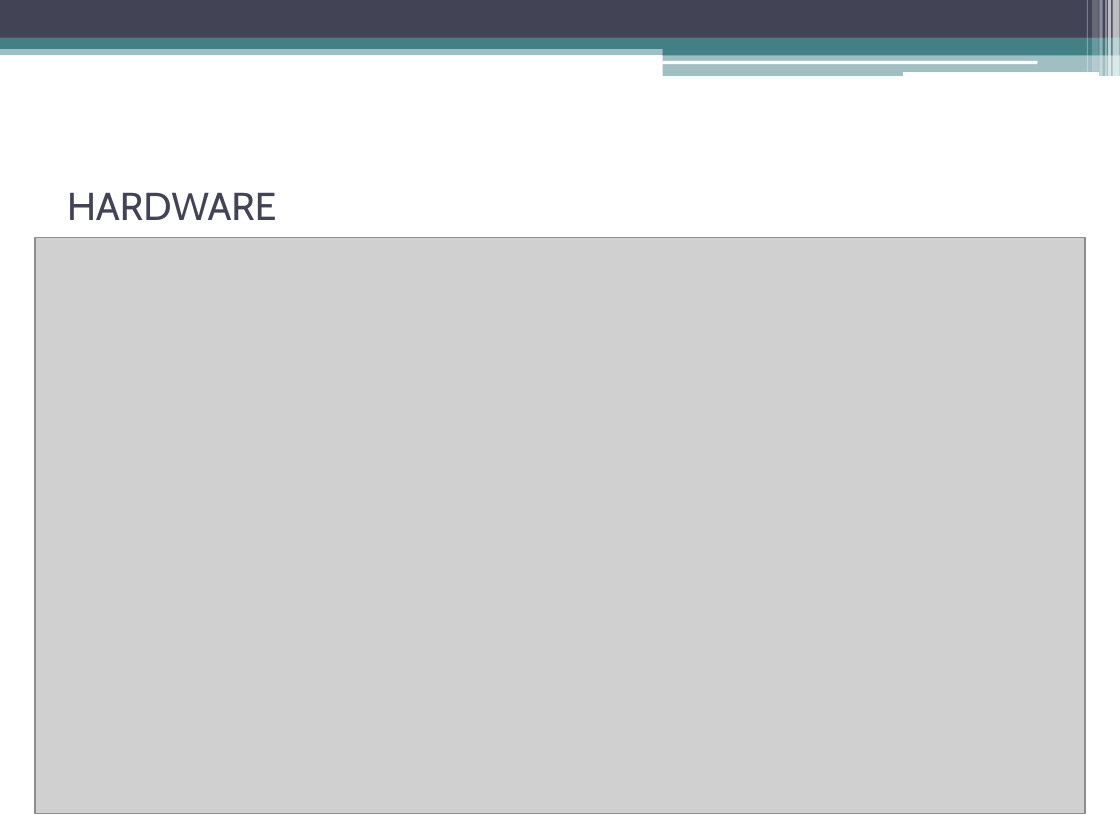
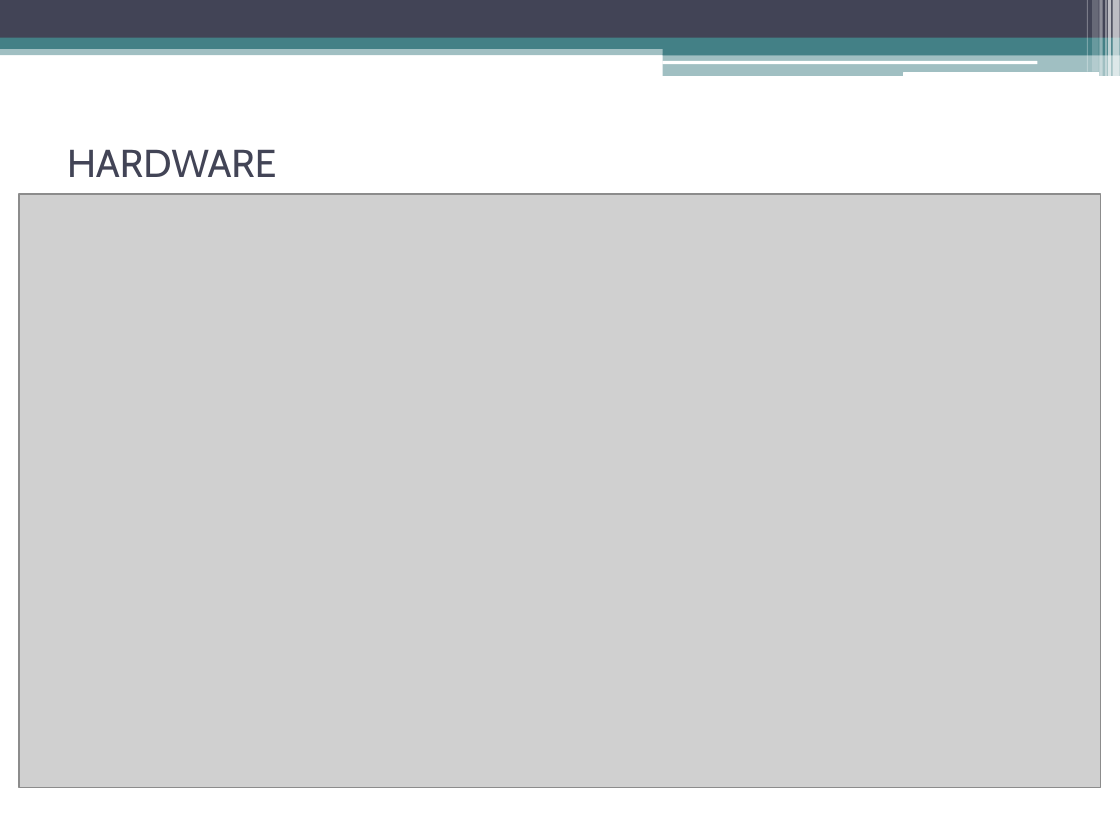
Before and after one commit to gnoahn/msp430-remote-control-car, a slide deck: slide 4 of documentos/apresentação.pptx. Drawn at 1120x840 pixels with LibreOffice and Linux fonts; fonts in the diff are those of the drawing; grey boxes stand for pictures. Boxes give left, top, right and bottom in pixels: in the first picture for what was removed or moved away, otherwise in the second. Text is boxed around its words. In the diff, an @@ line names an element or a change of style, - is before the commit and + after.

```diff
--- a/documentos/apresentação.pptx
+++ b/documentos/apresentação.pptx
@@ title "HARDWARE" moved from (x1=67, y1=192, x2=276, y2=220) to (x1=67, y1=149, x2=276, y2=177) @@
@@ picture resized from (x1=35, y1=237, x2=1085, y2=813) to (x1=19, y1=194, x2=1101, y2=787) @@
```
Also in this commit, not shown: 3 other slides changed.
